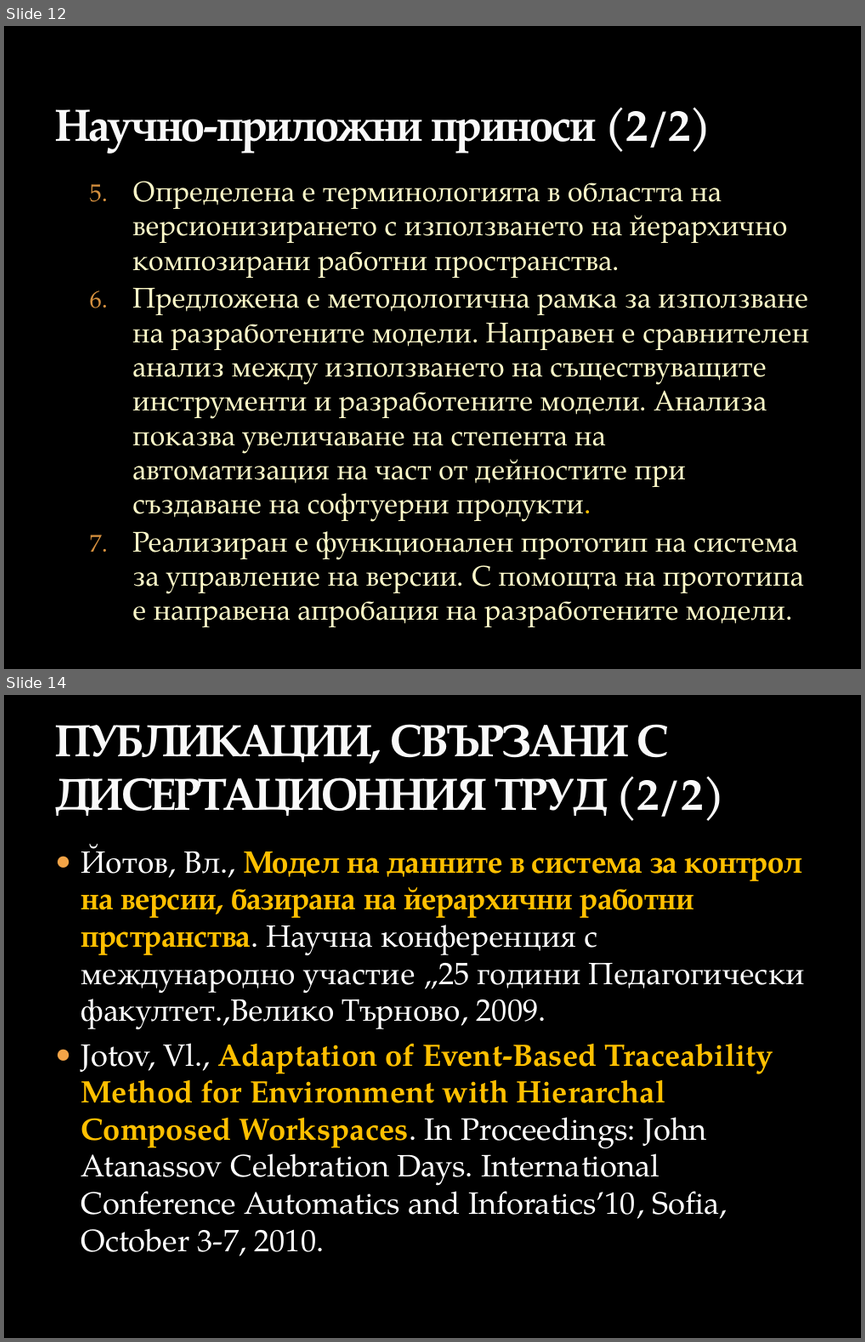
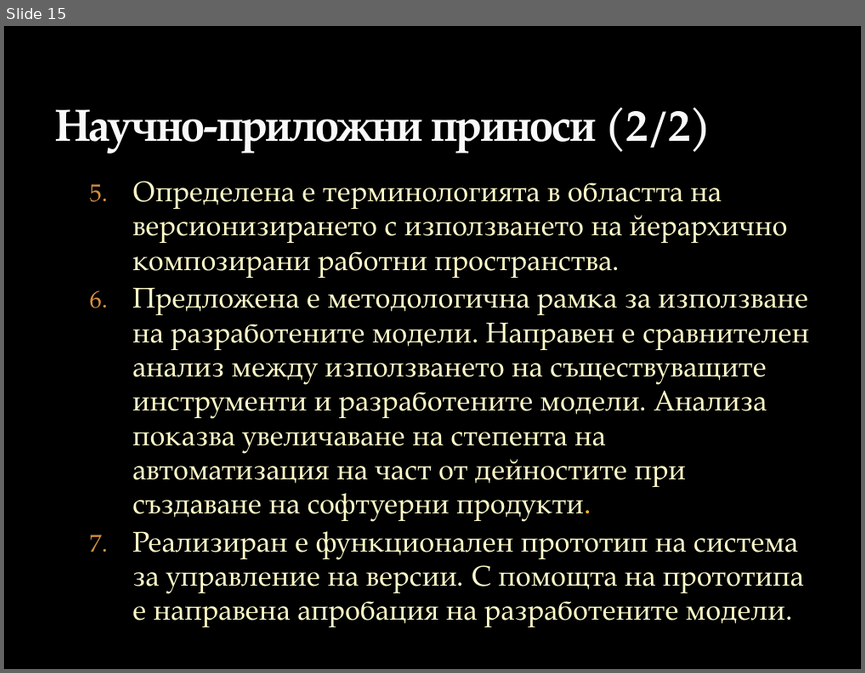
Before and after one commit to vjotov/versia, a slide deck: doc/Presentation.pptx. Shown one above the other, each under a label of ours: slides 12 and 14 before the commit, slide 15 after it; the slides between them are not shown. The pictures are 865x1342 and 865x673 pixels, drawn with LibreOffice and Linux fonts; fonts in the diff are those of the drawing; background and template pictures are left out. Boxes give left, top, right and bottom in pixels: in the first picture for what was removed or moved away, otherwise in the second. Text is boxed around its words. In the diff, an @@ line names an element or a change of style, - is before the commit and + after.

```diff
--- a/doc/Presentation.pptx
+++ b/doc/Presentation.pptx
@@ slide 14 removed at [4,695,861,1338], background picture (left out) @@
@@ title removed at [55,724,725,821] @@
-ПУБЛИКАЦИИ, СВЪРЗАНИ С ДИСЕРТАЦИОННИЯ ТРУД (2/2)
@@ text removed at [81,844,805,1256] @@
-● Йотов, Вл., Модел на данните в система за контрол на версии, базирана на йерархични работни прстранства. Научна конференция с международно участие „25 години Педагогически факултет.,Велико Търново, 2009.
-● Jotov, Vl., Adaptation of Event-Based Traceability Method for Environment with Hierarchal Composed Workspaces. In Proceedings: John Atanassov Celebration Days. International Conference Automatics and Inforatics’10, Sofia, October 3-7, 2010.
@@ what was slide 12 is now slide 15 @@
```
Also in this commit, not shown: 2 slides changed, 4 slides added, 1 other slide removed.
